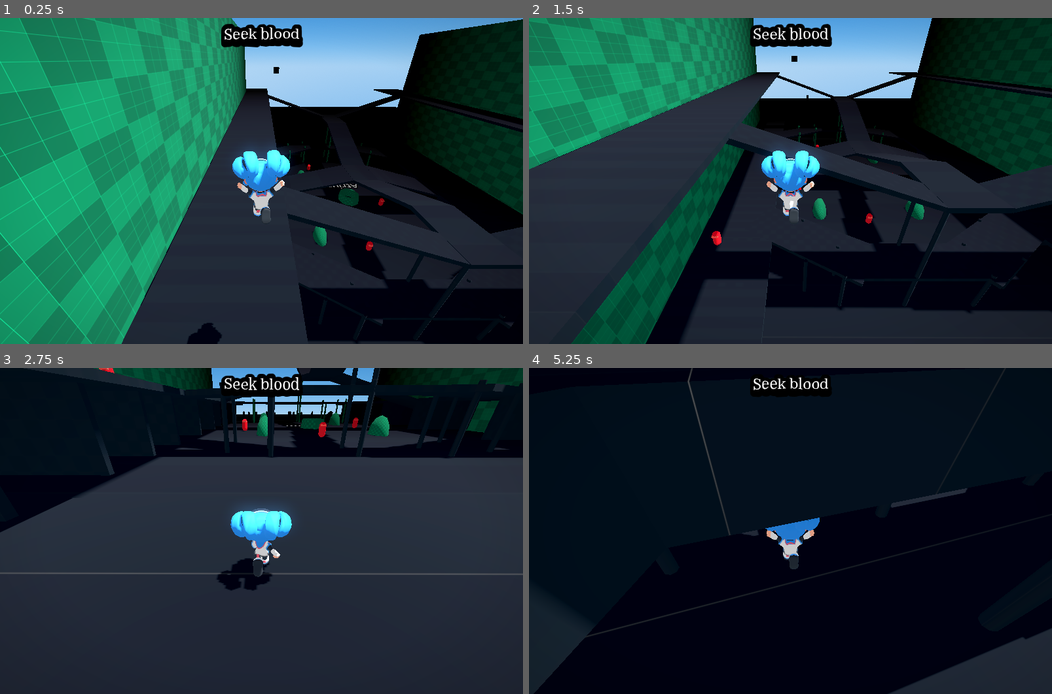
Above: before the commit, frames 1-4 (two rows, left to right).
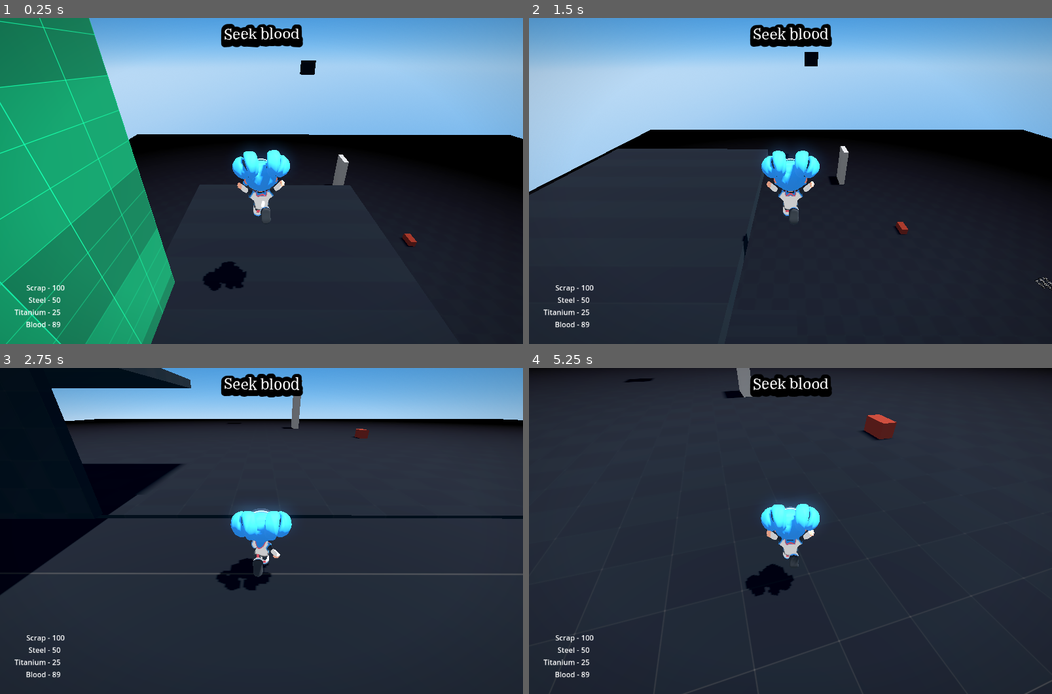
Above: after the commit, the same moments.

Repository: jake6724/no_poly_jam
Game: Godot game, scene res://scenes/TestLevel.tscn
The game is run twice, just before and just after one commit, with the same random seed, the same clock (stepped at 60 frames per second) and the same inputs.
Inputs (mouse positions are in pixels of both pictures, inside the frame that each line leads up to):
- Up to frame 1 (0.25 s): no input
- Up to frame 2 (1.5 s): move the mouse to (905, 164) at 0.52 s; hold D (move_right) 0.53-1.28 s; hold Ctrl (control) 0.53-1.28 s; tap Space (jump) at 0.77 s; tap E (interact, bound only after the commit) at 0.8, 1.35 s; move the mouse to (685, 197) at 1.27 s; hold S (move_down) from 1.28 s (still down)
- Up to frame 3 (2.75 s): tap Space (jump) at 1.52 s; tap Ctrl (control) at 1.55 s; move the mouse to (313, 459) at 2.02 s; release S (move_down) at 2.03 s; hold D (move_right) from 2.03 s (still down); hold Ctrl (control) from 2.03 s (still down); tap E (interact, bound only after the commit) at 2.3 s
- Up to frame 4 (5.25 s): move the mouse to (764, 596) at 2.77 s; release D (move_right) at 2.78 s; release Ctrl (control) at 2.78 s; hold W (move_up) from 2.78 s (still down); click (764, 596) at 2.85 s; tap Space (jump) at 3.02, 3.77, 4.52 s; tap Ctrl (control) at 3.05, 4.55 s; move the mouse to (827, 534) at 3.52 s; tap Mouse wheel down (scroll_down) at 3.6 s; tap E (interact, bound only after the commit) at 3.8 s; move the mouse to (748, 527) at 4.27 s; tap Mouse wheel up (scroll_up) at 4.35 s; move the mouse to (795, 531) at 5.02 s; tap Shift (sprint) at 5.1 s

The runs differ from the first frame. In frame 1, 51% of the frame differs, in the area x 0-100%, y 0-100%; in frame 2, 58%; in frame 3, 24%; in frame 4, 91%.

Commit message:
Add chests, fix bugs

Diff:
--- a/project.godot
+++ b/project.godot
@@ -18,6 +18,7 @@
 [autoload]
 
 LevelManager="*res://scripts/singletons/level_manager.gd"
+PlayerInventory="*res://scripts/singletons/player_inventory.gd"
 
 [debug]
 
@@ -96,12 +97,19 @@
 "events": [Object(InputEventKey,"resource_local_to_scene":false,"resource_name":"","device":-1,"window_id":0,"alt_press …(195 unchanged characters)…
 ]
 }
+interact={
+"deadzone": 0.2,
+"events": [Object(InputEventKey,"resource_local_to_scene":false,"resource_name":"","device":-1,"window_id":0,"alt_pressed":false,"shift_pressed":false,"ctrl_pressed":false,"meta_pressed":false,"pressed":false,"keycode":0,"physical_keycode":69,"key_label":0,"unicode":101,"location":0,"echo":false,"script":null)
+]
+}
 
 [layer_names]
 
 3d_physics/layer_1="player"
 3d_physics/layer_2="zombie"
 3d_physics/layer_3="terrain"
+3d_physics/layer_4="pickup"
+3d_physics/layer_5="interactable"
 
 [physics]
 
--- a/scenes/Enemy/Zombie.tscn
+++ b/scenes/Enemy/Zombie.tscn
@@ -84,7 +84,7 @@
 
 [node name="RayCastSight" type="RayCast3D" parent="."]
 transform = Transform3D(1, 0, 0, 0, 1, 0, 0, 0, 1, 0, 1.5443815, 0)
-collision_mask = 3
+collision_mask = 7
 hit_from_inside = true
 
 [node name="ChaseArea" type="Area3D" parent="."]
--- /dev/null
+++ b/scenes/Environment/Chest.tscn
@@ -0,0 +1,74 @@
+[gd_scene load_steps=7 format=3 uid="uid://bqn01a3vepfqw"]
+
+[ext_resource type="Script" uid="uid://djlx0abcno1ti" path="res://scripts/environment/chest.gd" id="1_8e8pc"]
+
+[sub_resource type="BoxMesh" id="BoxMesh_425qx"]
+size = Vector3(2, 1, 1)
+
+[sub_resource type="StandardMaterial3D" id="StandardMaterial3D_8e8pc"]
+albedo_color = Color(0.36693713, 0.10492299, 0, 1)
+
+[sub_resource type="ConcavePolygonShape3D" id="ConcavePolygonShape3D_8e8pc"]
+data = PackedVector3Array(-1, 0.5, 0.5, 1, 0.5, 0.5, -1, -0.5, 0.5, 1, 0.5, 0.5, 1, -0.5, 0.5, -1, -0.5, 0.5, 1, 0.5, -0.5, -1, 0.5, -0.5, 1, -0.5, -0.5, -1, 0.5, -0.5, -1, -0.5, -0.5, 1, -0.5, -0.5, 1, 0.5, 0.5, 1, 0.5, -0.5, 1, -0.5, 0.5, 1, 0.5, -0.5, 1, -0.5, -0.5, 1, -0.5, 0.5, -1, 0.5, -0.5, -1, 0.5, 0.5, -1, -0.5, -0.5, -1, 0.5, 0.5, -1, -0.5, 0.5, -1, -0.5, -0.5, 1, 0.5, 0.5, -1, 0.5, 0.5, 1, 0.5, -0.5, -1, 0.5, 0.5, -1, 0.5, -0.5, 1, 0.5, -0.5, -1, -0.5, 0.5, 1, -0.5, 0.5, -1, -0.5, -0.5, 1, -0.5, 0.5, 1, -0.5, -0.5, -1, -0.5, -0.5)
+
+[sub_resource type="BoxShape3D" id="BoxShape3D_425qx"]
+size = Vector3(2, 1, 1)
+
+[sub_resource type="ViewportTexture" id="ViewportTexture_425qx"]
+viewport_path = NodePath("Sprite3D/SubViewport")
+
+[node name="Chest" type="Node3D" node_paths=PackedStringArray("interact_hint")]
+script = ExtResource("1_8e8pc")
+interact_hint = NodePath("Sprite3D")
+metadata/_custom_type_script = "uid://djlx0abcno1ti"
+
+[node name="MeshInstance3D" type="MeshInstance3D" parent="."]
+mesh = SubResource("BoxMesh_425qx")
+surface_material_override/0 = SubResource("StandardMaterial3D_8e8pc")
+
+[node name="StaticBody3D" type="StaticBody3D" parent="MeshInstance3D"]
+collision_layer = 4
+collision_mask = 0
+
+[node name="CollisionShape3D" type="CollisionShape3D" parent="MeshInstance3D/StaticBody3D"]
+shape = SubResource("ConcavePolygonShape3D_8e8pc")
+
+[node name="Area3D" type="Area3D" parent="."]
+collision_layer = 16
+collision_mask = 0
+
+[node name="CollisionShape3D" type="CollisionShape3D" parent="Area3D"]
+shape = SubResource("BoxShape3D_425qx")
+
+[node name="Sprite3D" type="Sprite3D" parent="."]
+transform = Transform3D(1, 0, 0, 0, 1, 0, 0, 0, 1, 0, 0.8734514, 0)
+visible = false
+billboard = 1
+texture = SubResource("ViewportTexture_425qx")
+
+[node name="SubViewport" type="SubViewport" parent="Sprite3D"]
+transparent_bg = true
+size = Vector2i(72, 28)
+
+[node name="Control" type="Control" parent="Sprite3D/SubViewport"]
+layout_mode = 3
+anchors_preset = 15
+anchor_right = 1.0
+anchor_bottom = 1.0
+grow_horizontal = 2
+grow_vertical = 2
+
+[node name="Label" type="Label" parent="Sprite3D/SubViewport/Control"]
+layout_mode = 1
+anchors_preset = 8
+anchor_left = 0.5
+anchor_top = 0.5
+anchor_right = 0.5
+anchor_bottom = 0.5
+offset_left = -20.0
+offset_top = -11.5
+offset_right = 20.0
+offset_bottom = 11.5
+grow_horizontal = 2
+grow_vertical = 2
+text = "[E] Open"
--- /dev/null
+++ b/scenes/Environment/Pickup.tscn
@@ -0,0 +1,24 @@
+[gd_scene load_steps=4 format=3 uid="uid://bg4wpxnq64sam"]
+
+[sub_resource type="BoxMesh" id="BoxMesh_3kdxx"]
+
+[sub_resource type="StandardMaterial3D" id="StandardMaterial3D_3kdxx"]
+albedo_color = Color(0.8821422, 0.4432065, 9.62615e-07, 1)
+
+[sub_resource type="SphereShape3D" id="SphereShape3D_3kdxx"]
+radius = 0.8678173
+
+[node name="Pickup" type="Node3D"]
+
+[node name="MeshInstance3D" type="MeshInstance3D" parent="."]
+transform = Transform3D(1, 0, 0, 0, 1, 0, 0, 0, 1, 0, 1, 0)
+mesh = SubResource("BoxMesh_3kdxx")
+surface_material_override/0 = SubResource("StandardMaterial3D_3kdxx")
+
+[node name="Area3D" type="Area3D" parent="."]
+collision_layer = 8
+collision_mask = 0
+
+[node name="CollisionShape3D" type="CollisionShape3D" parent="Area3D"]
+transform = Transform3D(1, 0, 0, 0, 1, 0, 0, 0, 1, 0, 1, 0)
+shape = SubResource("SphereShape3D_3kdxx")
--- a/scenes/Player.tscn
+++ b/scenes/Player.tscn
@@ -1,18 +1,18 @@
-[gd_scene load_steps=6 format=3 uid="uid://dvr2kvvvboiwv"]
+[gd_scene load_steps=7 format=3 uid="uid://dvr2kvvvboiwv"]
 
 [ext_resource type="PackedScene" uid="uid://prh35jb6tjtd" path="res://scenes/SophiaSkin.tscn" id="1_p0vlq"]
 [ext_resource type="Script" uid="uid://dt7jxbev3kpcq" path="res://scripts/player/player.gd" id="1_v6fml"]
 [ext_resource type="Script" uid="uid://b8lo4pmy8o03" path="res://scripts/grapple_controller.gd" id="3_3li8b"]
 [ext_resource type="PackedScene" uid="uid://dk2mbyl6bue78" path="res://scenes/GrappleRope.tscn" id="3_mdl7e"]
+[ext_resource type="PackedScene" uid="uid://c06ri4cfofikf" path="res://scenes/player/PlayerUI.tscn" id="5_qu4a1"]
 
 [sub_resource type="CapsuleShape3D" id="CapsuleShape3D_p0vlq"]
 radius = 0.34765625
 height = 1.53125
 
-[node name="Player" type="CharacterBody3D" node_paths=PackedStringArray("_camera", "_camera_pivot", "_spring_arm", "_capsule_collider", "grapple_raycast", "grapple_controller", "_skin")]
+[node name="Player" type="CharacterBody3D" node_paths=PackedStringArray("_camera", "_camera_pivot", "_spring_arm", "_capsule_collider", "grapple_raycast", "grapple_controller", "interact_raycast", "_skin")]
 transform = Transform3D(1.3113416e-07, 0, -1, 0, 1, 0, 1, 0, 1.3113416e-07, 0, 0, 0)
-collision_layer = 2
-collision_mask = 5
+collision_mask = 14
 script = ExtResource("1_v6fml")
 zoom_sensitivity = 6.0
 zoom_max = 17.0
@@ -24,6 +24,7 @@
 _capsule_collider = NodePath("CapsuleCollider")
 grapple_raycast = NodePath("CameraPivot/SpringArm3D/Camera3D/GrappleRaycast")
 grapple_controller = NodePath("GrappleController")
+interact_raycast = NodePath("CameraPivot/SpringArm3D/Camera3D/InteractRaycast")
 _skin = NodePath("SophiaSkin")
 
 [node name="SophiaSkin" parent="." instance=ExtResource("1_p0vlq")]
@@ -40,15 +41,25 @@
 transform = Transform3D(-3.7855163e-08, 0.5, -0.8660252, 2.1855687e-08, 0.86602527, 0.49999994, 0.99999976, -2.379867e-16, -4.3711374e-08, 0, 1.1704572, 0)
 
 [node name="SpringArm3D" type="SpringArm3D" parent="CameraPivot"]
+collision_mask = 4
 spring_length = 5.0
 
 [node name="Camera3D" type="Camera3D" parent="CameraPivot/SpringArm3D"]
 current = true
 
 [node name="GrappleRaycast" type="RayCast3D" parent="CameraPivot/SpringArm3D/Camera3D"]
-transform = Transform3D(-1, 4.371138e-08, 8.742279e-08, -4.3711395e-08, -1.0000002, -2.0861626e-07, 8.742276e-08, -3.5762787e-07, 1, 0, 0, 0)
+transform = Transform3D(1, 0, 0, 0, 1.0000002, 0, 0, 0, 1, 0, 0, 0)
 target_position = Vector3(0, -1, -30)
 collision_mask = 4
+debug_shape_custom_color = Color(0.9416656, 1.0588765e-06, 0.51095104, 1)
+
+[node name="InteractRaycast" type="RayCast3D" parent="CameraPivot/SpringArm3D/Camera3D"]
+transform = Transform3D(1, 3.5527137e-15, 0, 3.5527137e-15, 1, 0, 0, 0, 1, 8.655995e-09, 0.34299123, 0.19802612)
+target_position = Vector3(0, -1, -10)
+collision_mask = 16
+collide_with_areas = true
+collide_with_bodies = false
+debug_shape_custom_color = Color(0, 0.8345436, 0.5228345, 1)
 
 [node name="GrappleController" type="Node" parent="." node_paths=PackedStringArray("player", "grapple_raycast", "grapple_rope")]
 script = ExtResource("3_3li8b")
@@ -56,3 +67,5 @@
 grapple_raycast = NodePath("../CameraPivot/SpringArm3D/Camera3D/GrappleRaycast")
 grapple_rope = NodePath("../SophiaSkin/GrappleRope")
 metadata/_custom_type_script = "uid://b8lo4pmy8o03"
+
+[node name="PlayerUI" parent="." instance=ExtResource("5_qu4a1")]
--- a/scenes/TestLevel.tscn
+++ b/scenes/TestLevel.tscn
@@ -14,6 +14,7 @@
 [ext_resource type="Shader" uid="uid://cx6xpd3igxbeu" path="res://shaders/textwiggle.gdshader" id="11_7i0bt"]
 [ext_resource type="Shader" uid="uid://ll8drknwb8dv" path="res://shaders/fakegodray.gdshader" id="12_pyy5p"]
 [ext_resource type="PackedScene" uid="uid://dflvc4h8xd513" path="res://scenes/player/PlayerSpawnPoint.tscn" id="13_27wd1"]
+[ext_resource type="PackedScene" uid="uid://bqn01a3vepfqw" path="res://scenes/Environment/Chest.tscn" id="15_72onm"]
 
 [sub_resource type="NavigationMesh" id="NavigationMesh_df0lk"]
 vertices = PackedVector3Array(38.79377, 0.9670639, -29.60537, 41.54377, 0.9670639, -29.60537, 41.54377, 0.9670639, -73. …(17784 unchanged characters)…
@@ -693,6 +694,7 @@
 transform = Transform3D(1, 0, 0, 0, 1, 0, 0, 0, 1, 0, -0.065631986, 11)
 script = ExtResource("5_8xg12")
 player = NodePath("../../Player")
+enabled = false
 spawn_amount = 1
 metadata/_custom_type_script = "uid://csqil2ksl4gs2"
 
@@ -700,6 +702,7 @@
 transform = Transform3D(1, 0, 0, 0, 1, 0, 0, 0, 1, 10, 0.5605429, 11)
 script = ExtResource("5_8xg12")
 player = NodePath("../../Player")
+enabled = false
 spawn_amount = 1
 metadata/_custom_type_script = "uid://csqil2ksl4gs2"
 
@@ -707,6 +710,7 @@
 transform = Transform3D(1, 0, 0, 0, 1, 0, 0, 0, 1, -13, 0.5605429, 11)
 script = ExtResource("5_8xg12")
 player = NodePath("../../Player")
+enabled = false
 spawn_amount = 1
 metadata/_custom_type_script = "uid://csqil2ksl4gs2"
 
@@ -714,6 +718,7 @@
 transform = Transform3D(1, 0, 0, 0, 1, 0, 0, 0, 1, -13, 0.5605429, 2)
 script = ExtResource("5_8xg12")
 player = NodePath("../../Player")
+enabled = false
 spawn_amount = 1
 metadata/_custom_type_script = "uid://csqil2ksl4gs2"
 
@@ -721,6 +726,7 @@
 transform = Transform3D(1, 0, 0, 0, 1, 0, 0, 0, 1, 1, 0.5605429, 2)
 script = ExtResource("5_8xg12")
 player = NodePath("../../Player")
+enabled = false
 spawn_amount = 1
 metadata/_custom_type_script = "uid://csqil2ksl4gs2"
 
@@ -728,6 +734,7 @@
 transform = Transform3D(1, 0, 0, 0, 1, 0, 0, 0, 1, 12, 0.5605429, 2)
 script = ExtResource("5_8xg12")
 player = NodePath("../../Player")
+enabled = false
 spawn_amount = 1
 metadata/_custom_type_script = "uid://csqil2ksl4gs2"
 
@@ -735,6 +742,7 @@
 transform = Transform3D(1, 0, 0, 0, 1, 0, 0, 0, 1, 12, 0.5605429, -9)
 script = ExtResource("5_8xg12")
 player = NodePath("../../Player")
+enabled = false
 spawn_amount = 1
 metadata/_custom_type_script = "uid://csqil2ksl4gs2"
 
@@ -742,6 +750,7 @@
 transform = Transform3D(1, 0, 0, 0, 1, 0, 0, 0, 1, -2, 0.5605429, -9)
 script = ExtResource("5_8xg12")
 player = NodePath("../../Player")
+enabled = false
 spawn_amount = 1
 metadata/_custom_type_script = "uid://csqil2ksl4gs2"
 
@@ -749,6 +758,7 @@
 transform = Transform3D(1, 0, 0, 0, 1, 0, 0, 0, 1, -18, 0.5605429, -9)
 script = ExtResource("5_8xg12")
 player = NodePath("../../Player")
+enabled = false
 spawn_amount = 1
 metadata/_custom_type_script = "uid://csqil2ksl4gs2"
 
@@ -756,6 +766,7 @@
 transform = Transform3D(1, 0, 0, 0, 1, 0, 0, 0, 1, -18, 0.5605429, -1)
 script = ExtResource("5_8xg12")
 player = NodePath("../../Player")
+enabled = false
 spawn_amount = 1
 metadata/_custom_type_script = "uid://csqil2ksl4gs2"
 
@@ -763,6 +774,7 @@
 transform = Transform3D(1, 0, 0, 0, 1, 0, 0, 0, 1, -18, 0.5605429, 5)
 script = ExtResource("5_8xg12")
 player = NodePath("../../Player")
+enabled = false
 spawn_amount = 1
 metadata/_custom_type_script = "uid://csqil2ksl4gs2"
 
@@ -770,6 +782,7 @@
 transform = Transform3D(1, 0, 0, 0, 1, 0, 0, 0, 1, -18, 0.5605429, -22)
 script = ExtResource("5_8xg12")
 player = NodePath("../../Player")
+enabled = false
 spawn_amount = 1
 metadata/_custom_type_script = "uid://csqil2ksl4gs2"
 
@@ -777,6 +790,7 @@
 transform = Transform3D(1, 0, 0, 0, 1, 0, 0, 0, 1, -10, 0.5605429, -22)
 script = ExtResource("5_8xg12")
 player = NodePath("../../Player")
+enabled = false
 spawn_amount = 1
 metadata/_custom_type_script = "uid://csqil2ksl4gs2"
 
@@ -784,6 +798,7 @@
 transform = Transform3D(1, 0, 0, 0, 1, 0, 0, 0, 1, -10, 0.5605429, -31)
 script = ExtResource("5_8xg12")
 player = NodePath("../../Player")
+enabled = false
 spawn_amount = 1
 metadata/_custom_type_script = "uid://csqil2ksl4gs2"
 
@@ -791,6 +806,7 @@
 transform = Transform3D(1, 0, 0, 0, 1, 0, 0, 0, 1, -1, 0.5605429, -31)
 script = ExtResource("5_8xg12")
 player = NodePath("../../Player")
+enabled = false
 spawn_amount = 1
 metadata/_custom_type_script = "uid://csqil2ksl4gs2"
 
@@ -798,6 +814,7 @@
 transform = Transform3D(1, 0, 0, 0, 1, 0, 0, 0, 1, -1, 0.5605429, -36)
 script = ExtResource("5_8xg12")
 player = NodePath("../../Player")
+enabled = false
 spawn_amount = 1
 metadata/_custom_type_script = "uid://csqil2ksl4gs2"
 
@@ -805,6 +822,7 @@
 transform = Transform3D(1, 0, 0, 0, 1, 0, 0, 0, 1, 8, 0.5605429, -36)
 script = ExtResource("5_8xg12")
 player = NodePath("../../Player")
+enabled = false
 spawn_amount = 1
 metadata/_custom_type_script = "uid://csqil2ksl4gs2"
 
@@ -812,6 +830,7 @@
 transform = Transform3D(1, 0, 0, 0, 1, 0, 0, 0, 1, 8, 0.5605429, -17)
 script = ExtResource("5_8xg12")
 player = NodePath("../../Player")
+enabled = false
 spawn_amount = 1
 metadata/_custom_type_script = "uid://csqil2ksl4gs2"
 
@@ -819,6 +838,7 @@
 transform = Transform3D(1, 0, 0, 0, 1, 0, 0, 0, 1, 17, 0.5605429, -17)
 script = ExtResource("5_8xg12")
 player = NodePath("../../Player")
+enabled = false
 spawn_amount = 1
 metadata/_custom_type_script = "uid://csqil2ksl4gs2"
 
@@ -826,6 +846,7 @@
 transform = Transform3D(1, 0, 0, 0, 1, 0, 0, 0, 1, 17, 0.5605429, -17)
 script = ExtResource("5_8xg12")
 player = NodePath("../../Player")
+enabled = false
 spawn_amount = 1
 metadata/_custom_type_script = "uid://csqil2ksl4gs2"
 
@@ -833,6 +854,7 @@
 transform = Transform3D(1, 0, 0, 0, 1, 0, 0, 0, 1, 83, -0.065631986, 11)
 script = ExtResource("5_8xg12")
 player = NodePath("../../Player")
+enabled = false
 spawn_amount = 1
 metadata/_custom_type_script = "uid://csqil2ksl4gs2"
 
@@ -840,6 +862,7 @@
 transform = Transform3D(1, 0, 0, 0, 1, 0, 0, 0, 1, 93, -0.065631986, -1)
 script = ExtResource("5_8xg12")
 player = NodePath("../../Player")
+enabled = false
 spawn_amount = 1
 metadata/_custom_type_script = "uid://csqil2ksl4gs2"
 
@@ -847,6 +870,7 @@
 transform = Transform3D(1, 0, 0, 0, 1, 0, 0, 0, 1, 79, -0.065631986, -10)
 script = ExtResource("5_8xg12")
 player = NodePath("../../Player")
+enabled = false
 spawn_amount = 1
 metadata/_custom_type_script = "uid://csqil2ksl4gs2"
 
@@ -854,6 +878,7 @@
 transform = Transform3D(1, 0, 0, 0, 1, 0, 0, 0, 1, 60, -0.065631986, 4)
 script = ExtResource("5_8xg12")
 player = NodePath("../../Player")
+enabled = false
 spawn_amount = 1
 metadata/_custom_type_script = "uid://csqil2ksl4gs2"
 
@@ -861,6 +886,7 @@
 transform = Transform3D(1, 0, 0, 0, 1, 0, 0, 0, 1, 60, 5.934368, 24)
 script = ExtResource("5_8xg12")
 player = NodePath("../../Player")
+enabled = false
 spawn_amount = 1
 metadata/_custom_type_script = "uid://csqil2ksl4gs2"
 
@@ -868,6 +894,7 @@
 transform = Transform3D(1, 0, 0, 0, 1, 0, 0, 0, 1, 60, -9.065632, -37)
 script = ExtResource("5_8xg12")
 player = NodePath("../../Player")
+enabled = false
 spawn_amount = 1
 metadata/_custom_type_script = "uid://csqil2ksl4gs2"
 
@@ -875,6 +902,7 @@
 transform = Transform3D(1, 0, 0, 0, 1, 0, 0, 0, 1, 103, -9.065632, -43)
 script = ExtResource("5_8xg12")
 player = NodePath("../../Player")
+enabled = false
 spawn_amount = 1
 metadata/_custom_type_script = "uid://csqil2ksl4gs2"
 
@@ -882,6 +910,7 @@
 transform = Transform3D(1, 0, 0, 0, 1, 0, 0, 0, 1, 103, 4.934368, -23)
 script = ExtResource("5_8xg12")
 player = NodePath("../../Player")
+enabled = false
 spawn_amount = 1
 metadata/_custom_type_script = "uid://csqil2ksl4gs2"
 
@@ -889,6 +918,7 @@
 transform = Transform3D(1, 0, 0, 0, 1, 0, 0, 0, 1, 103, 4.934368, 22)
 script = ExtResource("5_8xg12")
 player = NodePath("../../Player")
+enabled = false
 spawn_amount = 1
 metadata/_custom_type_script = "uid://csqil2ksl4gs2"
 
@@ -968,12 +998,19 @@
 
 [node name="PlayerSpawnPoint2" parent="PlayerSpawnPoints" instance=ExtResource("13_27wd1")]
 transform = Transform3D(1, 0, 0, 0, 1, 0, 0, 0, 1, 55, 19, 0)
+enabled = false
 
 [node name="PlayerSpawnPoint3" parent="PlayerSpawnPoints" instance=ExtResource("13_27wd1")]
 transform = Transform3D(1, 0, 0, 0, 1, 0, 0, 0, 1, 38, 11, -23)
+enabled = false
 
 [node name="PlayerSpawnPoint4" parent="PlayerSpawnPoints" instance=ExtResource("13_27wd1")]
 transform = Transform3D(1, 0, 0, 0, 1, 0, 0, 0, 1, 94, 29, -24)
+enabled = false
 
 [node name="PlayerSpawnPoint5" parent="PlayerSpawnPoints" instance=ExtResource("13_27wd1")]
 transform = Transform3D(1, 0, 0, 0, 1, 0, 0, 0, 1, 117, 29, 22)
+enabled = false
+
+[node name="Chest" parent="." instance=ExtResource("15_72onm")]
+transform = Transform3D(1, 0, 0, 0, 1, 0, 0, 0, 1, 17, 1.000019, 0)
--- /dev/null
+++ b/scenes/player/PlayerUI.tscn
@@ -0,0 +1,90 @@
+[gd_scene load_steps=2 format=3 uid="uid://c06ri4cfofikf"]
+
+[ext_resource type="Script" uid="uid://cj61yp1qq0a3u" path="res://scripts/player/player_ui.gd" id="1_f7lci"]
+
+[node name="PlayerUI" type="CanvasLayer" node_paths=PackedStringArray("scrap_value", "steel_value", "titanium_value", "blood_value")]
+script = ExtResource("1_f7lci")
+scrap_value = NodePath("Control/MarginContainer/HBoxContainer/VBoxContainer2/ScrapValue")
+steel_value = NodePath("Control/MarginContainer/HBoxContainer/VBoxContainer2/SteelValue")
+titanium_value = NodePath("Control/MarginContainer/HBoxContainer/VBoxContainer2/TitaniumValue")
+blood_value = NodePath("Control/MarginContainer/HBoxContainer/VBoxContainer2/BloodValue")
+metadata/_custom_type_script = "uid://cj61yp1qq0a3u"
+
+[node name="Control" type="Control" parent="."]
+layout_mode = 3
+anchors_preset = 15
+anchor_right = 1.0
+anchor_bottom = 1.0
+grow_horizontal = 2
+grow_vertical = 2
+mouse_filter = 2
+
+[node name="MarginContainer" type="MarginContainer" parent="Control"]
+layout_mode = 1
+anchors_preset = 15
+anchor_right = 1.0
+anchor_bottom = 1.0
+grow_horizontal = 2
+grow_vertical = 2
+theme_override_constants/margin_left = 32
+theme_override_constants/margin_top = 32
+theme_override_constants/margin_right = 32
+theme_override_constants/margin_bottom = 32
+
+[node name="HBoxContainer" type="HBoxContainer" parent="Control/MarginContainer"]
+layout_mode = 2
+size_flags_horizontal = 0
+size_flags_vertical = 8
+mouse_filter = 2
+
+[node name="VBoxContainer" type="VBoxContainer" parent="Control/MarginContainer/HBoxContainer"]
+layout_mode = 2
+mouse_filter = 2
+
+[node name="Label" type="Label" parent="Control/MarginContainer/HBoxContainer/VBoxContainer"]
+layout_mode = 2
+size_flags_horizontal = 8
+text = "Scrap -"
+vertical_alignment = 1
+
+[node name="Label2" type="Label" parent="Control/MarginContainer/HBoxContainer/VBoxContainer"]
+layout_mode = 2
+size_flags_horizontal = 8
+text = "Steel -"
+vertical_alignment = 1
+
+[node name="Label3" type="Label" parent="Control/MarginContainer/HBoxContainer/VBoxContainer"]
+layout_mode = 2
+size_flags_horizontal = 8
+text = "Titanium -"
+vertical_alignment = 1
+
+[node name="Label4" type="Label" parent="Control/MarginContainer/HBoxContainer/VBoxContainer"]
+layout_mode = 2
+size_flags_horizontal = 8
+text = "Blood -"
+vertical_alignment = 1
+
+[node name="VBoxContainer2" type="VBoxContainer" parent="Control/MarginContainer/HBoxContainer"]
+layout_mode = 2
+mouse_filter = 2
+
+[node name="ScrapValue" type="Label" parent="Control/MarginContainer/HBoxContainer/VBoxContainer2"]
+layout_mode = 2
+text = "1000"
+vertical_alignment = 1
+
+[node name="SteelValue" type="Label" parent="Control/MarginContainer/HBoxContainer/VBoxContainer2"]
+layout_mode = 2
+text = "1000"
+vertical_alignment = 1
+
+[node name="TitaniumValue" type="Label" parent="Control/MarginContainer/HBoxContainer/VBoxContainer2"]
+layout_mode = 2
+text = "1000"
+vertical_alignment = 1
+
+[node name="BloodValue" type="Label" parent="Control/MarginContainer/HBoxContainer/VBoxContainer2"]
+layout_mode = 2
+text = "1000"
+vertical_alignment = 1
--- /dev/null
+++ b/scripts/environment/chest.gd
@@ -0,0 +1,13 @@
+class_name Chest
+extends Node3D
+
+@export var interact_hint: Sprite3D
+
+func show_interact_hint() -> void:
+    if not interact_hint.visible:
+        interact_hint.show()
+func hide_interact_hint() -> void:
+    interact_hint.hide()
+
+func open_chest() -> void:
+    pass
--- /dev/null
+++ b/scripts/environment/pickup.gd
@@ -0,0 +1,2 @@
+class_name Pickup
+extends Node3D
--- a/scripts/level.gd
+++ b/scripts/level.gd
@@ -6,6 +6,12 @@
 
 func _ready():
     # Spawn player at a random spawn point
-    player.global_position = player_spawn_points.get_children().pick_random().global_position
+    var enabled_spawn_points: Array = []
+    for child in player_spawn_points.get_children():
+        var player_spawn_point: PlayerSpawnPoint = child as PlayerSpawnPoint
+        if player_spawn_point.enabled:
+            enabled_spawn_points.append(player_spawn_point)
+
+    player.global_position = enabled_spawn_points.pick_random().global_position
     for child in player_spawn_points.get_children():
         child.hide()
--- a/scripts/player/player.gd
+++ b/scripts/player/player.gd
@@ -42,6 +42,8 @@
 @export var grapple_raycast: RayCast3D
 @export var grapple_controller: GrappleController
 
+@export var interact_raycast: RayCast3D
+
 # Stairs
 const MAX_STEP_DOWN = -.5
 const MAX_STEP_UP = .5
@@ -56,6 +58,8 @@
 var coyote_jump_available: bool = true
 var coyote_jump_timer: Timer = Timer.new()
 var prev_is_on_floor: bool = true
+
+var prev_interactable: Node3D
 
 func _ready():
 	zoom_target = _spring_arm.spring_length
@@ -70,6 +74,16 @@
 	if not is_equal_approx(_spring_arm.spring_length, zoom_target):
 		zoom_target = clamp(zoom_target, zoom_min, zoom_max)
 		_spring_arm.spring_length = lerp(_spring_arm.spring_length, zoom_target, zoom_sensitivity * delta)
+
+	if interact_raycast.is_colliding():
+		var chest: Chest = interact_raycast.get_collider().owner as Chest
+		if chest:
+			prev_interactable = chest
+			chest.show_interact_hint()
+	else:
+		if prev_interactable:
+			prev_interactable.hide_interact_hint()
+			prev_interactable = null
 
 func _input(_event):
 	if Input.is_action_just_pressed("left_click"):
@@ -92,11 +106,12 @@
 			acceleration = 1.0
 			slide_multiplier = 1 - prev_floor_angle
 			velocity *= (1 + slide_multiplier)
-
 	if Input.is_action_just_released("control"):
 		# Put in a func
 		is_sliding = false
 		acceleration = 70.0
+	if Input.is_action_just_pressed("interact"):
+		interact()
 
 func _unhandled_input(event: InputEvent) -> void:
 	# Check mouse has moved
@@ -188,6 +203,10 @@
 	can_stair_step = true
 	coyote_jump_available = false
 
+func interact() -> void:
+	if interact_raycast.is_colliding():
+		print("Interact hit!")
+
 func stair_step_down():
 	if is_on_floor():
 		return
--- /dev/null
+++ b/scripts/player/player_ui.gd
@@ -0,0 +1,13 @@
+class_name PlayerUI
+extends CanvasLayer
+
+@export var scrap_value: Label
+@export var steel_value: Label
+@export var titanium_value: Label
+@export var blood_value: Label
+
+func _ready():
+    scrap_value.text = str(PlayerInventory.scrap)
+    steel_value.text = str(PlayerInventory.steel)
+    titanium_value.text = str(PlayerInventory.titanium)
+    blood_value.text = str(PlayerInventory.blood)
--- /dev/null
+++ b/scripts/singletons/pickup_manager.gd
@@ -0,0 +1,9 @@
+extends Node
+
+var pickups: Array[Pickup] = []
+
+const ROTATION_SPEED_MULTIPLIER: float = 2.0
+
+func _process(delta):
+    for pickup: Pickup in pickups:
+        pickup.rotation.y += (delta * ROTATION_SPEED_MULTIPLIER)
--- /dev/null
+++ b/scripts/singletons/player_inventory.gd
@@ -0,0 +1,9 @@
+extends Node
+
+var scrap: int = 100
+var steel: int = 50
+var titanium: int = 25
+var blood: int = 89
+
+func _ready():
+    pass
Not shown: 1 places in scenes/TestLevel.tscn that only renumber resources
Not shown, added: scripts/environment/chest.gd.uid
Not shown, added: scripts/environment/pickup.gd.uid
Not shown, added: scripts/player/player_ui.gd.uid
Not shown, added: scripts/singletons/pickup_manager.gd.uid
Not shown, added: scripts/singletons/player_inventory.gd.uid
